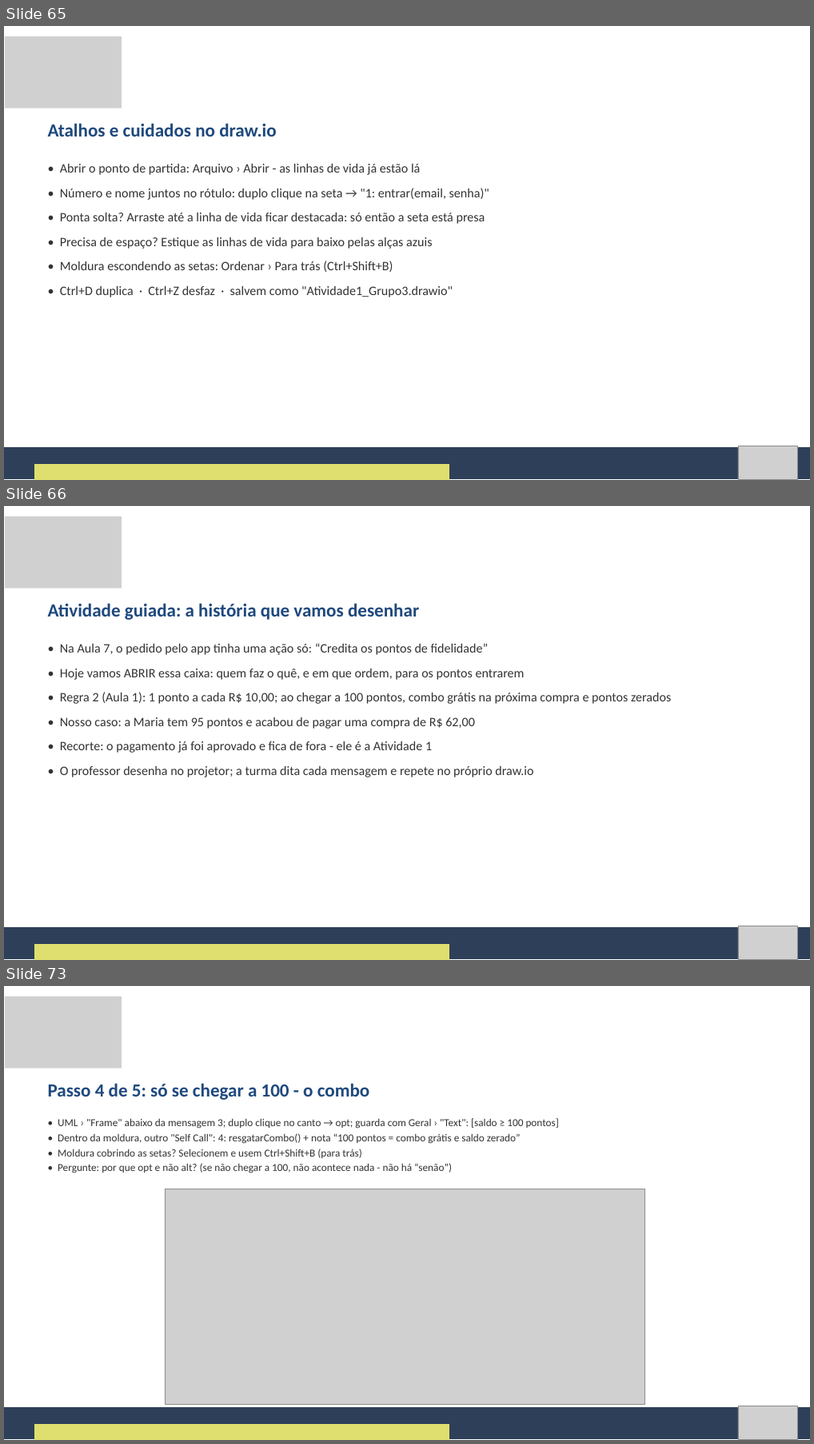
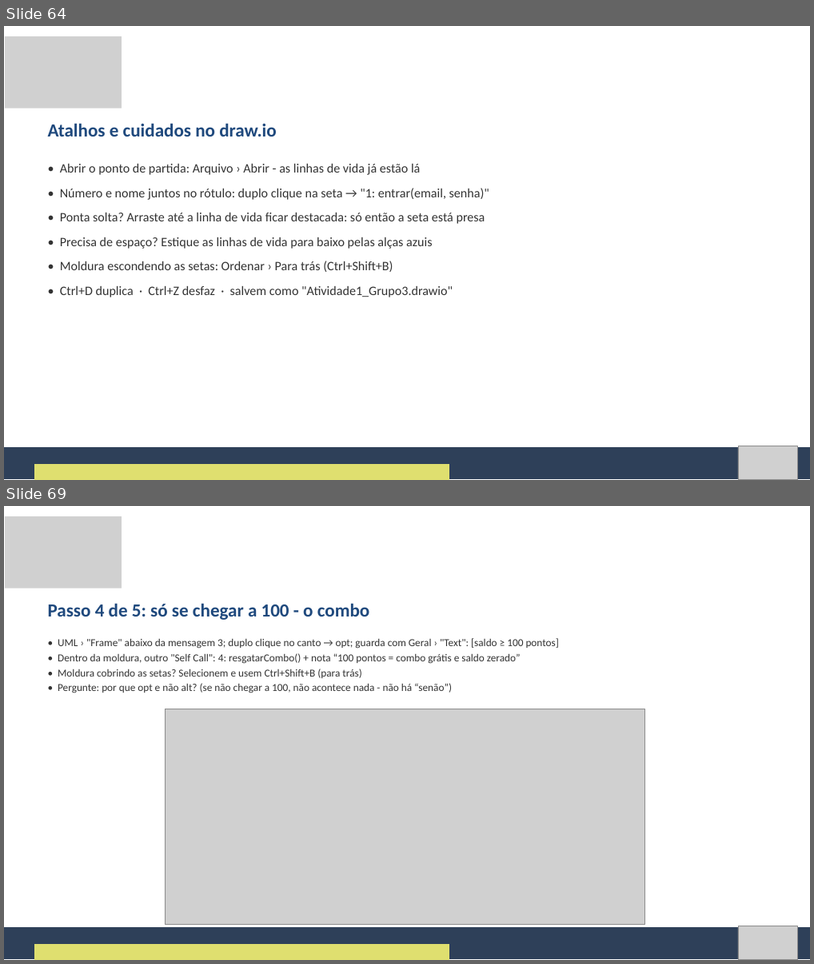
Before and after one commit to Natan20/Curso-Modelagem-De-Sistemas-Material, a slide deck: Aula 08 - 09-10-2026/Aula 8 - Slides.pptx. Shown one above the other, each under a label of ours: slides 65, 66 and 73 before the commit, slides 64 and 69 after it; the slides between them are not shown. The pictures are 814x1444 and 814x964 pixels, drawn with LibreOffice and Linux fonts; fonts in the diff are those of the drawing; grey boxes stand for pictures. Boxes give left, top, right and bottom in pixels: in the first picture for what was removed or moved away, otherwise in the second. Text is boxed around its words. In the diff, an @@ line names an element or a change of style, - is before the commit and + after.

Commit message:
Aula 8: atividade guiada direto nos passos, sem slides de história
Remove os slides da história, 'quem é quem', 'primeiro no quadro',
'lendo o mapa da tela' e 'conferindo com dois clientes' (122 -> 117 slides);
troca 'Maria' por 'o cliente'. Apostila (docx/pdf) acompanha.

```diff
--- a/Aula 08 - 09-10-2026/Aula 8 - Slides.pptx
+++ b/Aula 08 - 09-10-2026/Aula 8 - Slides.pptx
@@ slide 66 removed at <box>4,506,810,960</box>, background #FFFFFF @@
@@ picture removed at <box>5,516,122,588</box> @@
@@ text removed at <box>48,603,419,620</box> @@
-Atividade guiada: a história que vamos desenhar
@@ text removed at <box>60,643,671,777</box> @@
-• Na Aula 7, o pedido pelo app tinha uma ação só: “Credita os pontos de fidelidade”
-• Hoje vamos ABRIR essa caixa: quem faz o quê, e em que ordem, para os pontos entrarem
-• Regra 2 (Aula 1): 1 ponto a cada R$ 10,00; ao chegar a 100 pontos, combo grátis na próxima compra e pontos zerados
-• Nosso caso: a Maria tem 95 pontos e acabou de pagar uma compra de R$ 62,00
-• Recorte: o pagamento já foi aprovado e fica de fora - ele é a Atividade 1
-• O professor desenha no projetor; a turma dita cada mensagem e repete no próprio draw.io
@@ freeform shape removed at <box>4,927,810,959</box> @@
@@ picture removed at <box>738,926,798,959</box> @@
@@ freeform shape removed at <box>34,944,450,960</box> @@
@@ what was slide 65 is now slide 64 @@
@@ what was slide 73 is now slide 69 @@
```
Also in this commit, not shown: 7 slides changed, 4 other slides removed, 2 other files.
